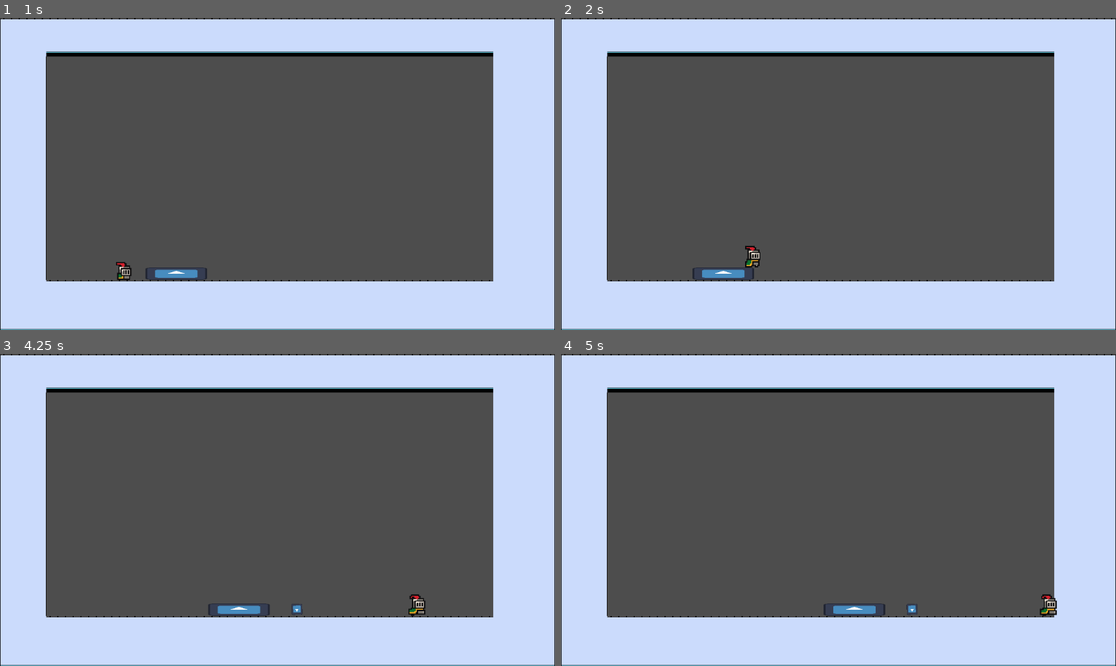
Above: before the commit, frames 1-4 (two rows, left to right).
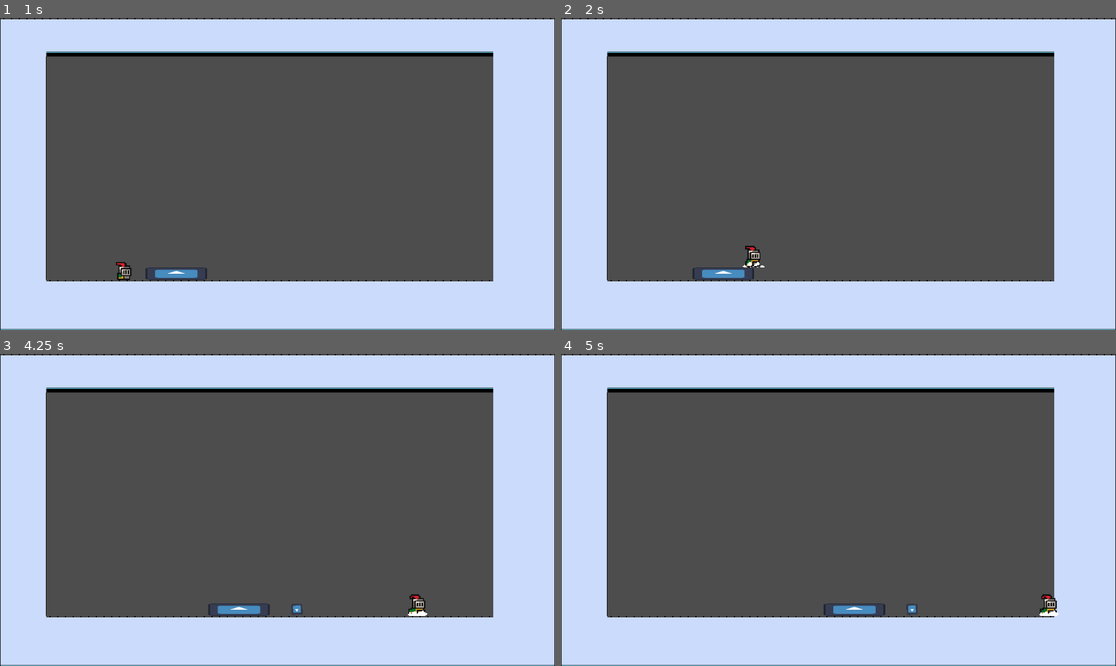
Above: after the commit, the same moments.

Repository: PjotrNik/shefjam
Game: Godot game, scene res://scenes/start_page.tscn
The game is run twice, just before and just after one commit, with the same random seed, the same clock (stepped at 60 frames per second) and the same inputs. The engine's default icon, where the game draws it, is replaced by a stand-in: a white triangle on a blue panel in a dark square.
Inputs:
- Up to frame 1 (1 s): click "Start" at 0.5 s
- Up to frame 2 (2 s): hold D (move_right) from 1.28 s (still down); tap Space (dash) at 1.35 s; tap W (jump) at 1.52 s
- Up to frame 3 (4.25 s): tap Space (dash) at 2.1, 2.85, 3.6 s; tap W (jump) at 2.27, 3.77 s; release D (move_right) at 2.78 s; hold A (move_left) 2.78-3.53 s; hold D (move_right) from 3.53 s (still down)
- Up to frame 4 (5 s): keep holding D (move_right); tap Space (dash) at 4.35 s; tap W (jump) at 4.52 s

Frame 1 is identical in both runs. In frame 2, less than 0.1% of the frame differs, in the area x 32-37%, y 78-80%; in frame 3, less than 0.1%, in the area x 73-77%, y 82-84%; in frame 4, less than 0.1%.

Commit message:
Added landing dust effect

Diff:
--- /dev/null
+++ b/dust.gd
@@ -0,0 +1,5 @@
+extends AnimatedSprite2D
+
+
+func _on_animation_finished() -> void:
+	hide()
--- /dev/null
+++ b/scenes/dust.tscn
@@ -0,0 +1,35 @@
+[gd_scene load_steps=7 format=3 uid="uid://w6wmmra6bdq"]
+
+[ext_resource type="Texture2D" uid="uid://ybirf0hoq8dx" path="res://assets/sprites/dust/FX052_nyknck/FX052_01.png" id="1_5s2k0"]
+[ext_resource type="Texture2D" uid="uid://6grqbbg2dji" path="res://assets/sprites/dust/FX052_nyknck/FX052_02.png" id="2_popga"]
+[ext_resource type="Texture2D" uid="uid://c4tdhnme8v5x5" path="res://assets/sprites/dust/FX052_nyknck/FX052_03.png" id="3_d3qkf"]
+[ext_resource type="Texture2D" uid="uid://chf3s0lx11wox" path="res://assets/sprites/dust/FX052_nyknck/FX052_04.png" id="4_hnd3e"]
+[ext_resource type="Script" uid="uid://dn1np723x031w" path="res://dust.gd" id="5_q24qh"]
+
+[sub_resource type="SpriteFrames" id="SpriteFrames_tt462"]
+animations = [{
+"frames": [{
+"duration": 1.0,
+"texture": ExtResource("1_5s2k0")
+}, {
+"duration": 1.0,
+"texture": ExtResource("2_popga")
+}, {
+"duration": 1.0,
+"texture": ExtResource("3_d3qkf")
+}, {
+"duration": 1.0,
+"texture": ExtResource("4_hnd3e")
+}],
+"loop": false,
+"name": &"default",
+"speed": 15.0
+}]
+
+[node name="Dust" type="AnimatedSprite2D"]
+sprite_frames = SubResource("SpriteFrames_tt462")
+frame = 3
+frame_progress = 1.0
+script = ExtResource("5_q24qh")
+
+[connection signal="animation_finished" from="." to="." method="_on_animation_finished"]
--- a/scenes/player.tscn
+++ b/scenes/player.tscn
@@ -1,7 +1,8 @@
-[gd_scene load_steps=35 format=3 uid="uid://big5kolfa5dqc"]
+[gd_scene load_steps=36 format=3 uid="uid://big5kolfa5dqc"]
 
 [ext_resource type="Texture2D" uid="uid://jagwwxtjh3v7" path="res://assets/sprites/knight.png" id="1_3vyb7"]
 [ext_resource type="Script" uid="uid://brejbwubl7kt6" path="res://scripts/player.gd" id="1_g2els"]
+[ext_resource type="PackedScene" uid="uid://w6wmmra6bdq" path="res://scenes/dust.tscn" id="3_qhqgy"]
 
 [sub_resource type="Gradient" id="Gradient_g2els"]
 offsets = PackedFloat32Array(0.106667, 0.686667)
@@ -280,5 +281,15 @@
 wait_time = 0.5
 one_shot = true
 
+[node name="Marker2D" type="Marker2D" parent="."]
+position = Vector2(0, -3)
+
+[node name="Dust" parent="Marker2D" instance=ExtResource("3_qhqgy")]
+visible = false
+position = Vector2(0, -9.53674e-07)
+scale = Vector2(0.635, 0.635)
+frame = 0
+frame_progress = 0.0
+
 [connection signal="timeout" from="DashTimer" to="." method="_on_dash_timer_timeout"]
 [connection signal="timeout" from="DashCooldown" to="." method="_on_dash_cooldown_timeout"]
--- a/scripts/player.gd
+++ b/scripts/player.gd
@@ -9,16 +9,28 @@
 @onready var dash_timer: Timer = $DashTimer
 @onready var dash_cooldown: Timer = $DashCooldown
 @onready var dash_particles: CPUParticles2D = $DashParticles
+#@onready var dust_scene = preload("res://scenes/dust.tscn")
+@onready var dust: AnimatedSprite2D = $Marker2D/Dust
+@onready var marker_2d: Marker2D = $Marker2D
 
 var is_dead = false
 var has_landed = true
 var dashing = false
 var can_dash = true
+var is_grounded = true
 
 func _physics_process(delta: float) -> void:
 	# Add the gravity.
 	if not is_on_floor() and not dashing:
 		velocity += get_gravity() * delta * 2
+
+	if not is_grounded and is_on_floor():
+		dust.show()
+		dust.play("default")
+		#dust_instance.global_position = marker_2d.global_position
+		#get_parent().add_child(dust_instance)
+
+	is_grounded = is_on_floor()
 
 	# Handle jump.
 	if Input.is_action_just_pressed("jump") and is_on_floor():
@@ -27,7 +39,6 @@
 		velocity.y = -100
 
 	# Get the input direction: -1, 0, +1
-	#get input direction and handle movement
 	var direction = Input.get_axis("move_left", "move_right")
 	dash_particles.direction.x = -direction
 	var current_dash_direction = direction
Binary file added: assets/sprites/dust/FX052_nyknck/FX052_01.png
Not shown, changed: assets/sprites/dust/FX052_nyknck/FX052_01.png.import
Binary file added: assets/sprites/dust/FX052_nyknck/FX052_02.png
Not shown, added: assets/sprites/dust/FX052_nyknck/FX052_02.png.import
Binary file added: assets/sprites/dust/FX052_nyknck/FX052_03.png
Not shown, changed: assets/sprites/dust/FX052_nyknck/FX052_03.png.import
Binary file added: assets/sprites/dust/FX052_nyknck/FX052_04.png
Not shown, changed: assets/sprites/dust/FX052_nyknck/FX052_04.png.import
Renamed: assets/sprites/dust/dust1.png -> assets/sprites/dust/old dust/dust1.png
Not shown, changed: assets/sprites/dust/old dust/dust1.png.import
Renamed: assets/sprites/dust/dust2.png -> assets/sprites/dust/old dust/dust2.png
Not shown, added: assets/sprites/dust/old dust/dust2.png.import
(and 5 more such lines)
